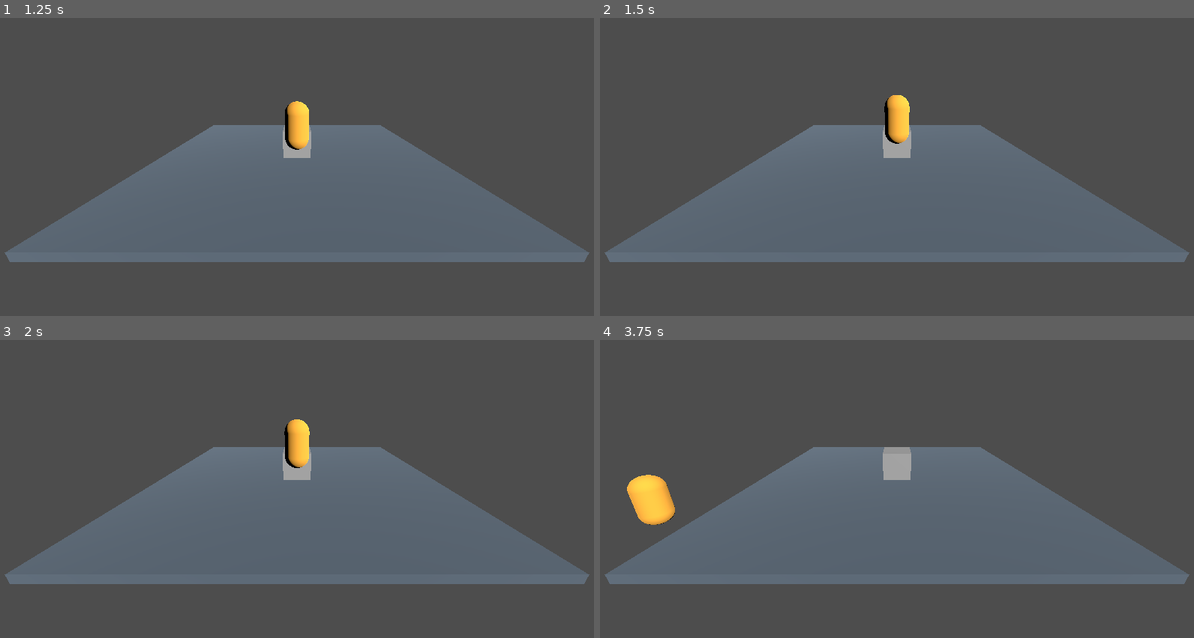
Above: before the commit, frames 1-4 (two rows, left to right).
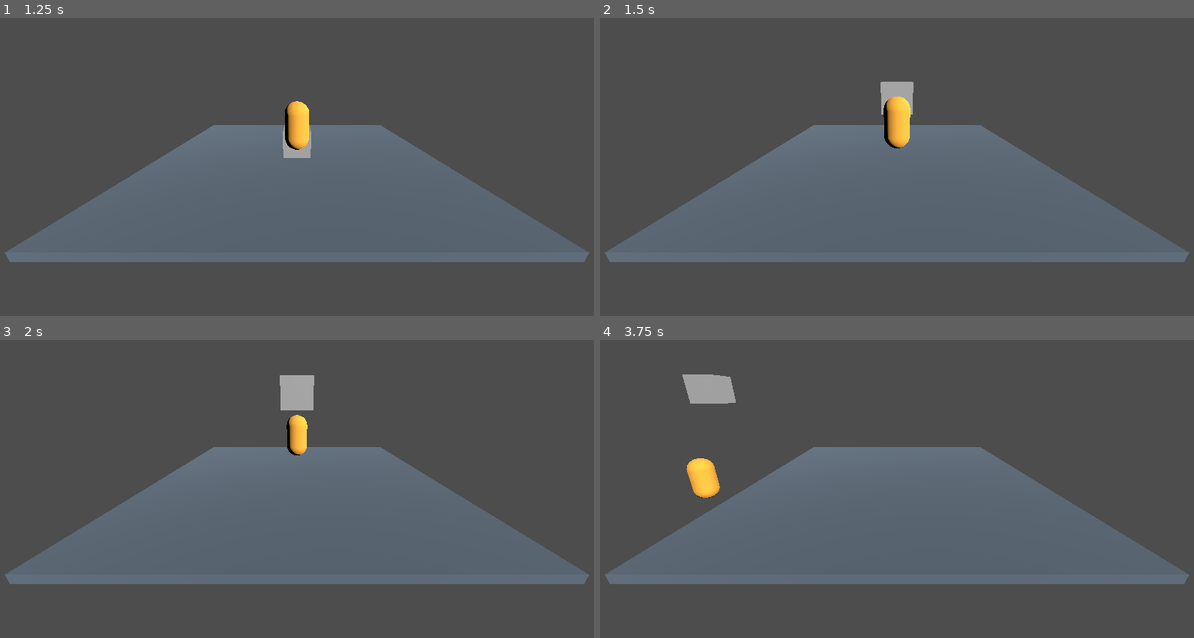
Above: after the commit, the same moments.

Repository: Delgado-dot/Cuy-Kombat
Game: Godot game, scene res://tests/objects/interactable_object_test.tscn
The game is run twice, just before and just after one commit, with the same random seed, the same clock (stepped at 60 frames per second) and the same inputs. This scene is started directly instead of the project's main scene.
Inputs:
- Up to frame 1 (1.25 s): tap Enter at 0.5 s; hold W from 0.53 s (still down); hold Space from 0.53 s (still down)
- Up to frame 2 (1.5 s): keep holding W; release Space at 1.28 s; tap Space at 1.35 s
- Up to frame 3 (2 s): keep holding W; tap Space at 1.52, 1.82 s
- Up to frame 4 (3.75 s): release W at 2.03 s; hold Space 2.03-2.78 s; hold A 2.03-3.53 s; tap Space at 2.85, 3.02, 3.32 s; hold S from 3.53 s (still down); hold Space from 3.53 s (still down)

Frame 1 is identical in both runs. In frame 2, 0.8% of the frame differs, in the area x 47-53%, y 21-47%; in frame 3, 1.3%; in frame 4, 2.8%, in the area x 4-53%, y 11-63%.

Commit message:
feat(objects): add object pickup and follow

Diff:
--- a/scripts/gameplay/interactable_object.gd
+++ b/scripts/gameplay/interactable_object.gd
@@ -14,11 +14,17 @@
 
 var _nearby_players: Array[CharacterBody3D] = []
 var _current_interacting_player: CharacterBody3D
+var _grabbed_player: CharacterBody3D
+var _is_grabbed := false
+var _is_elevating := false
+var _elevation_tween: Tween
 
 
 func _ready() -> void:
+	add_to_group("interactable_objects")
 	$InteractionArea.body_entered.connect(_on_interaction_area_body_entered)
 	$InteractionArea.body_exited.connect(_on_interaction_area_body_exited)
+	interaction_requested.connect(_on_interaction_requested)
 
 
 ## Returns true while at least one CharacterBody3D is inside the interaction area.
@@ -39,6 +45,40 @@
 
 	print("[INTERACTION] Interaction accepted: %s" % player.name)
 	interaction_requested.emit(player)
+
+
+func _on_interaction_requested(player: CharacterBody3D) -> void:
+	_grabbed_player = player
+	_is_grabbed = true
+	_is_elevating = true
+	freeze = true
+	linear_velocity = Vector3.ZERO
+	angular_velocity = Vector3.ZERO
+
+	if _elevation_tween != null and _elevation_tween.is_valid():
+		_elevation_tween.kill()
+
+	_elevation_tween = create_tween()
+	_elevation_tween.set_trans(Tween.TRANS_QUAD)
+	_elevation_tween.set_ease(Tween.EASE_OUT)
+	_elevation_tween.tween_property(
+		self,
+		"global_position",
+		player.global_position + Vector3.UP * 2.0,
+		0.4
+	)
+	_elevation_tween.tween_callback(_finish_grab_elevation)
+
+
+func _physics_process(_delta: float) -> void:
+	if not _is_grabbed or _is_elevating or not is_instance_valid(_grabbed_player):
+		return
+
+	global_position = _grabbed_player.global_position + Vector3.UP * 2.0
+
+
+func _finish_grab_elevation() -> void:
+	_is_elevating = false
 
 
 func _on_interaction_area_body_entered(body: Node3D) -> void:
--- a/scripts/player/player_controller.gd
+++ b/scripts/player/player_controller.gd
@@ -28,3 +28,26 @@
 		velocity.y = 0.0
 
 	move_and_slide()
+
+
+func _unhandled_key_input(event: InputEvent) -> void:
+	if not event is InputEventKey:
+		return
+
+	var key_event := event as InputEventKey
+	if key_event.keycode != KEY_SPACE or not key_event.pressed or key_event.echo:
+		return
+
+	_request_interaction()
+
+
+func _request_interaction() -> void:
+	for node in get_tree().get_nodes_in_group("interactable_objects"):
+		var interactable_object := node as InteractableObject
+		if interactable_object == null:
+			continue
+		if interactable_object.get_interacting_player() != self:
+			continue
+
+		interactable_object.interact(self)
+		return
--- a/tests/objects/interactable_object_test.gd
+++ b/tests/objects/interactable_object_test.gd
@@ -16,16 +16,9 @@
 func _on_player_entered_interaction_range(player: CharacterBody3D) -> void:
 	_print_interaction_state("entered", player)
 
-	var current_player := interactable_object.get_interacting_player()
-	if current_player != null:
-		print("[INTERACTION TEST] Calling interact with current player: %s" % current_player.name)
-		interactable_object.interact(current_player)
-
 
 func _on_player_exited_interaction_range(player: CharacterBody3D) -> void:
 	_print_interaction_state("exited", player)
-	print("[INTERACTION TEST] Calling interact after exit: %s" % player.name)
-	interactable_object.interact(player)
 
 
 func _on_interaction_requested(player: CharacterBody3D) -> void:
